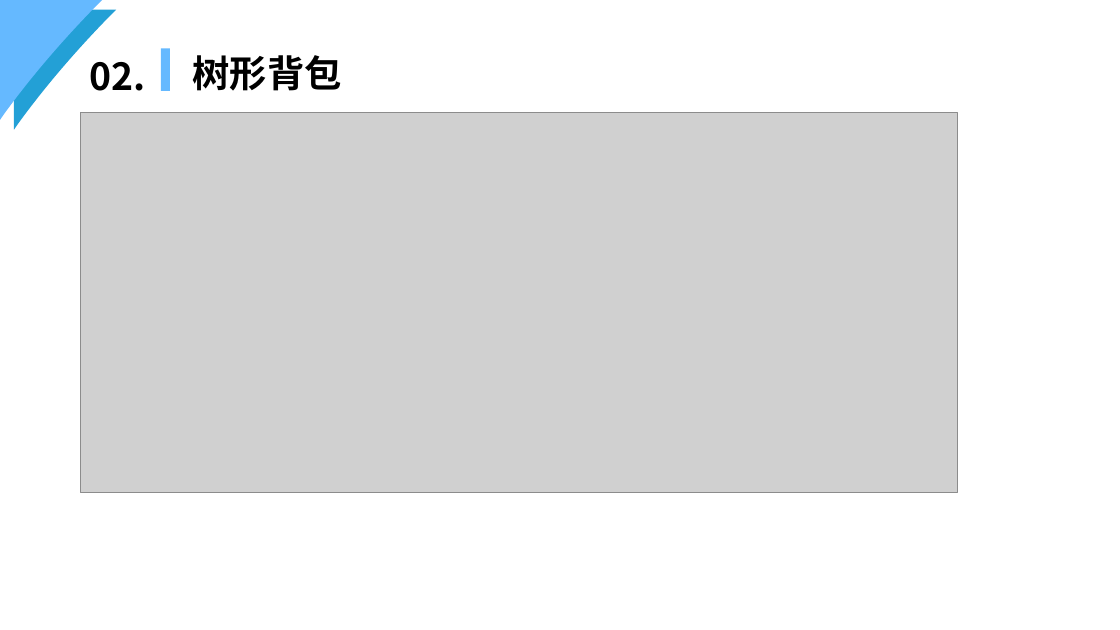
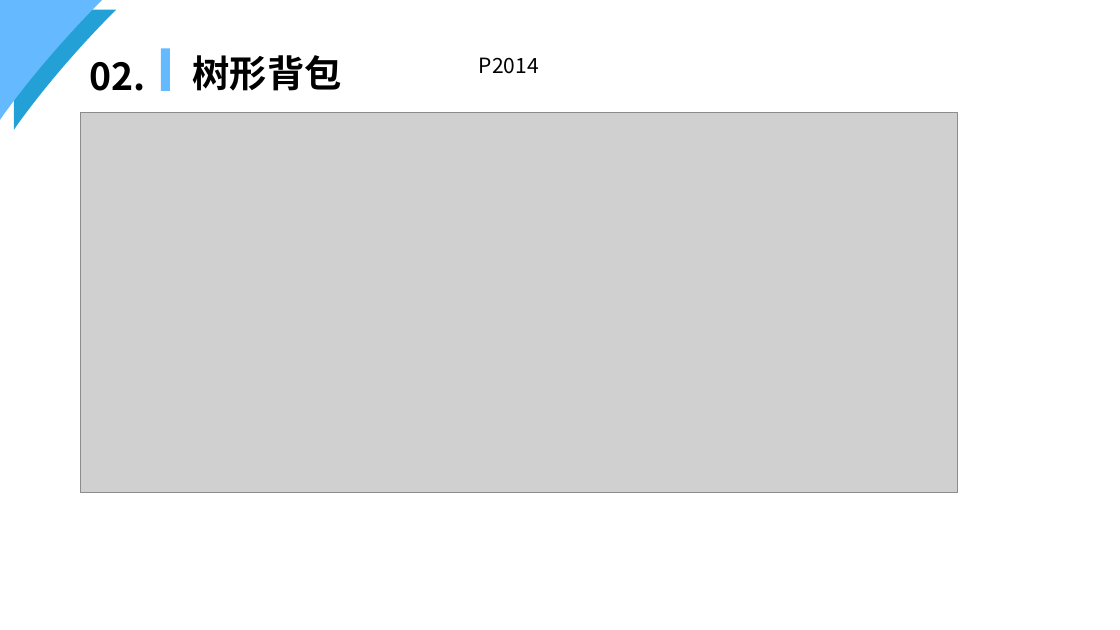
Before and after one commit to UMARU-xiaomai/study-acm, a slide deck: slide 5 of Day21/树形dp.pptx. Drawn at 1120x630 pixels with LibreOffice and Linux fonts; fonts in the diff are those of the drawing; grey boxes stand for pictures. Boxes give left, top, right and bottom in pixels: in the first picture for what was removed or moved away, otherwise in the second. Text is boxed around its words. In the diff, an @@ line names an element or a change of style, - is before the commit and + after.

```diff
--- a/Day21/树形dp.pptx
+++ b/Day21/树形dp.pptx
@@ text added at [479, 57, 539, 74], 18 pt, text #000000 @@
+P2014
```
Also in this commit, not shown: 3 other files.
